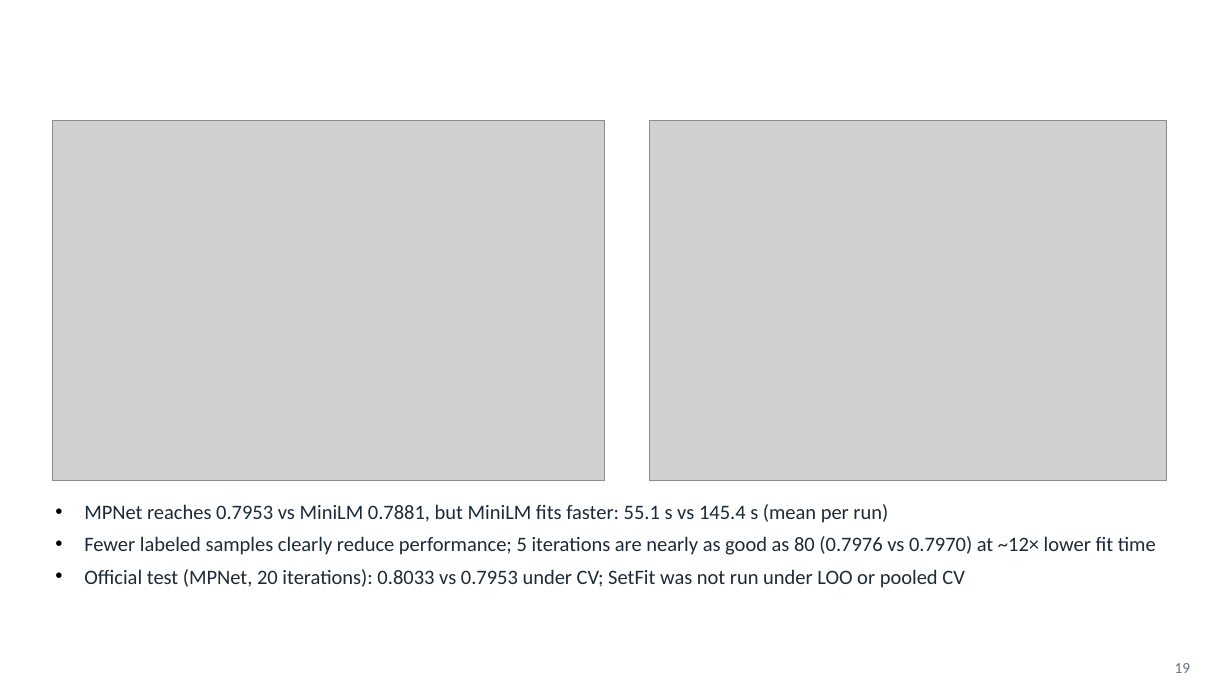
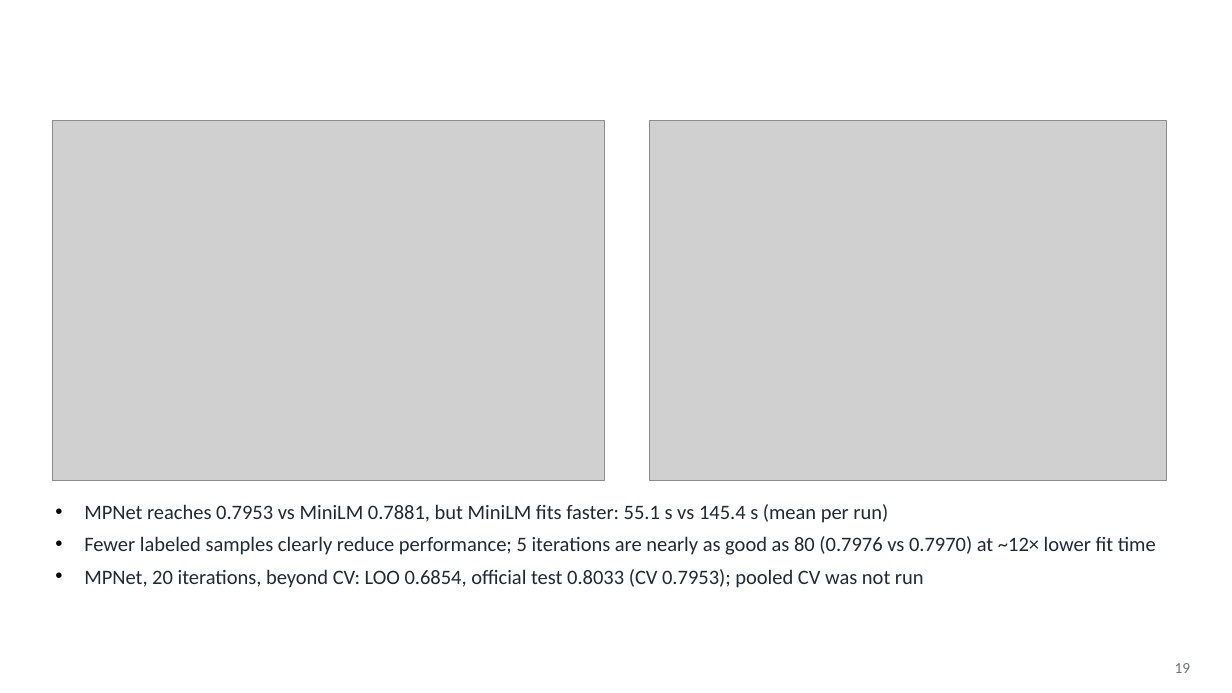
Before and after one commit to kiet21042003/nlbse24-issue-classification, a slide deck: slide 19 of presentation/Seminar_2_Slides.pptx. Drawn at 1232x693 pixels with LibreOffice and Linux fonts; fonts in the diff are those of the drawing; grey boxes stand for pictures; background and template pictures are left out. Boxes give left, top, right and bottom in pixels: in the first picture for what was removed or moved away, otherwise in the second. Text is boxed around its words. In the diff, an @@ line names an element or a change of style, - is before the commit and + after.

```diff
--- a/presentation/Seminar_2_Slides.pptx
+++ b/presentation/Seminar_2_Slides.pptx
@@ text at [84,569,924,588]: text changed @@
-• Official test (MPNet, 20 iterations): 0.8033 vs 0.7953 under CV; SetFit was not run under LOO or pooled CV
+• MPNet, 20 iterations, beyond CV: LOO 0.6854, official test 0.8033 (CV 0.7953); pooled CV was not run
```
Also in this commit, not shown: 3 other slides changed, 13 other files.
